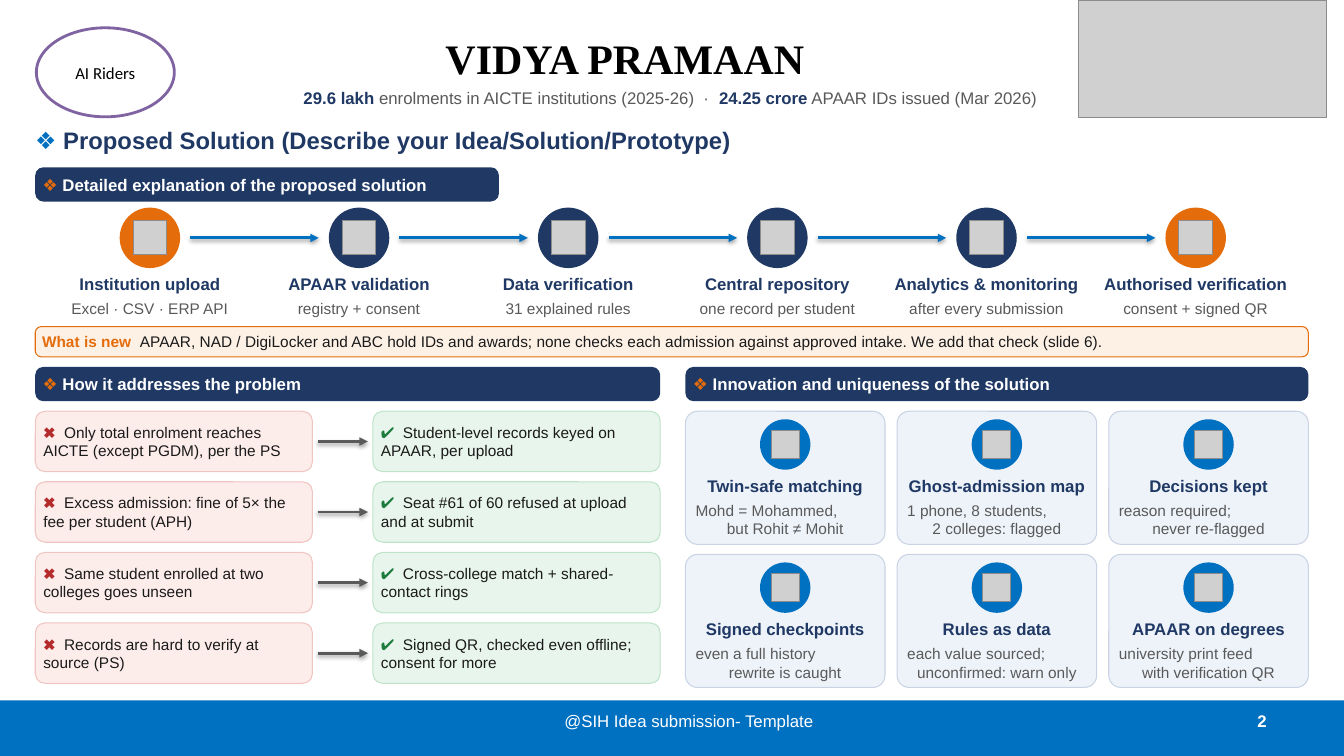
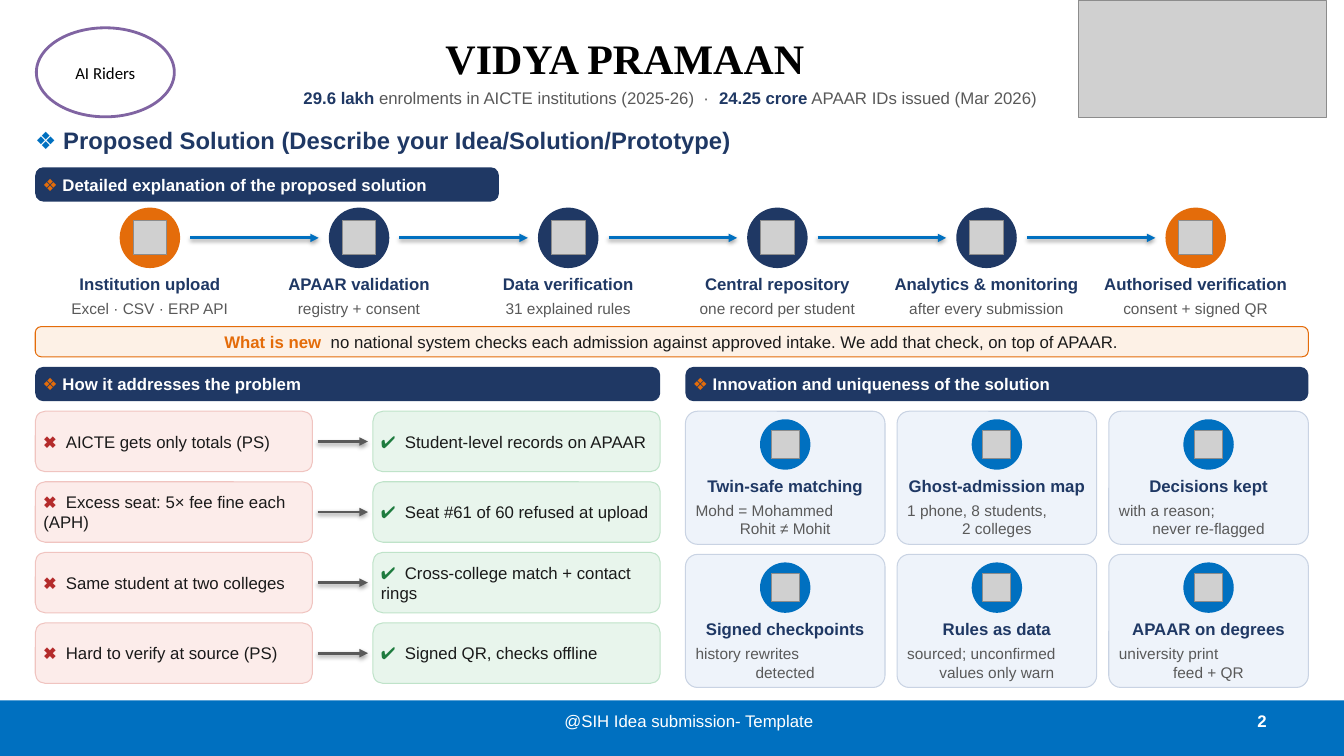
Before and after one commit to Pulkitkh/VidyaPramaan, a slide deck: slide 2 of ppt/SIH26263_AI_Riders_Idea.pptx. Drawn at 1344x756 pixels with LibreOffice and Linux fonts; fonts in the diff are those of the drawing; grey boxes stand for pictures. Boxes give left, top, right and bottom in pixels: in the first picture for what was removed or moved away, otherwise in the second. Text is boxed around its words. In the diff, an @@ line names an element or a change of style, - is before the commit and + after.

Commit message:
Deck: lighter slides 2, 4, 5 and 6
Shorter labels and problem/solution pairs, larger text (12 pt in the pairs,
risk rows and benefits; 11 pt minimum outside the reference list), same facts
and the same caveats.

```diff
--- a/ppt/SIH26263_AI_Riders_Idea.pptx
+++ b/ppt/SIH26263_AI_Riders_Idea.pptx
@@ text in rounded rectangle at <box>224,336,1117,352</box>: text changed; size 11 to 12 pt @@
-What is new APAAR, NAD / DigiLocker and ABC hold IDs and awards; none checks each admission against approved intake. We add that check (slide 6).
+What is new no national system checks each admission against approved intake. We add that check, on top of APAAR.
@@ text in rounded rectangle at <box>66,436,270,452</box>: text changed; size 11 to 12 pt @@
-✖ Only total enrolment reaches AICTE (except PGDM), per the PS
+✖ AICTE gets only totals (PS)
@@ text in rounded rectangle at <box>405,436,646,448</box>: text changed; size 11 to 12 pt @@
-✔ Student-level records keyed on APAAR, per upload
+✔ Student-level records on APAAR
@@ text in rounded rectangle at <box>43,496,285,532</box>: text changed; size 11 to 12 pt @@
-✖ Excess admission: fine of 5× the fee per student (APH)
+✖ Excess seat: 5× fee fine each (APH)
@@ text in rounded rectangle at <box>405,506,648,522</box>: text changed; size 11 to 12 pt @@
-✔ Seat #61 of 60 refused at upload and at submit
+✔ Seat #61 of 60 refused at upload
@@ text at <box>696,505,833,534</box>: text changed @@
-Mohd = Mohammed,
-but Rohit ≠ Mohit
+Mohd = Mohammed
+Rohit ≠ Mohit
@@ text at <box>907,505,1047,537</box>: text changed @@
-1 phone, 8 students,
-2 colleges: flagged
+1 phone, 8 students,
+2 colleges
@@ text at <box>1119,505,1264,537</box>: text changed @@
-reason required;
-never re-flagged
+with a reason;
+never re-flagged
@@ text in rounded rectangle at <box>381,567,631,603</box>: text changed; size 11 to 12 pt @@
-✔ Cross-college match + shared-contact rings
+✔ Cross-college match + contact rings
@@ text in rounded rectangle at <box>66,577,285,593</box>: text changed; size 11 to 12 pt @@
-✖ Same student enrolled at two colleges goes unseen
+✖ Same student at two colleges
@@ text in rounded rectangle at <box>66,647,278,663</box>: text changed; size 11 to 12 pt @@
-✖ Records are hard to verify at source (PS)
+✖ Hard to verify at source (PS)
@@ text in rounded rectangle at <box>405,647,597,663</box>: text changed; size 11 to 12 pt @@
-✔ Signed QR, checked even offline; consent for more
+✔ Signed QR, checks offline
@@ text at <box>696,648,815,678</box>: text changed @@
-even a full history
-rewrite is caught
+history rewrites
+detected
@@ text at <box>907,648,1056,681</box>: text changed @@
-each value sourced;
-unconfirmed: warn only
+sourced; unconfirmed
+values only warn
@@ text at <box>1119,648,1244,681</box>: text changed @@
-university print feed
-with verification QR
+university print
+feed + QR
```
Also in this commit, not shown: 3 other slides changed, 3 other files.
